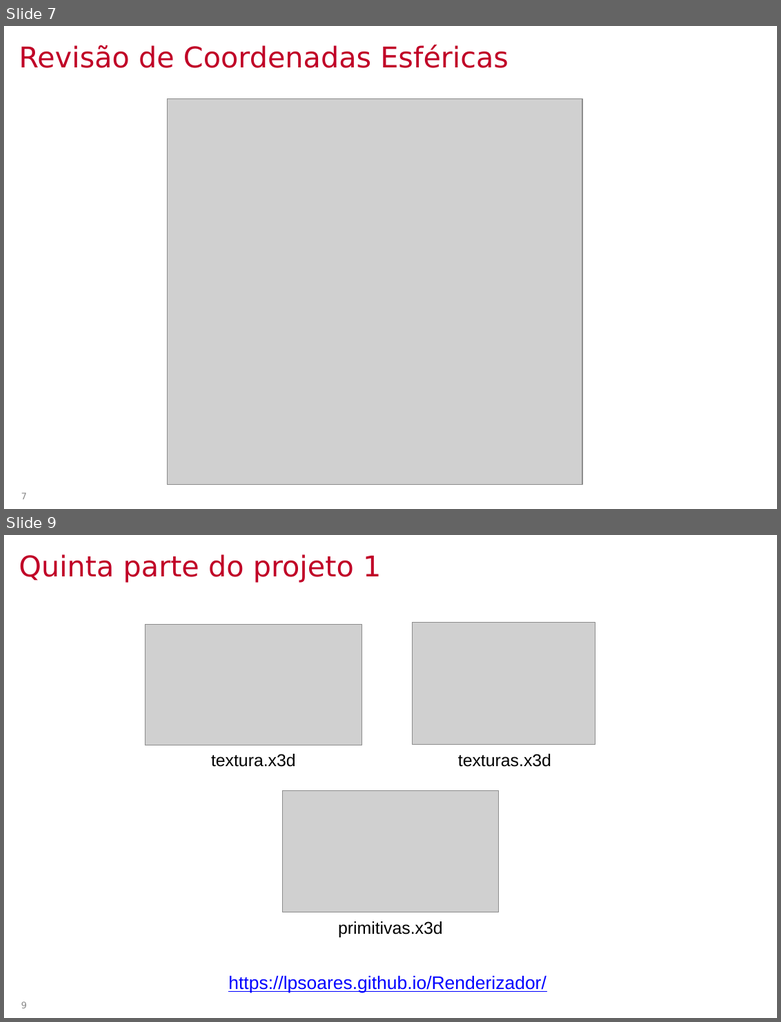
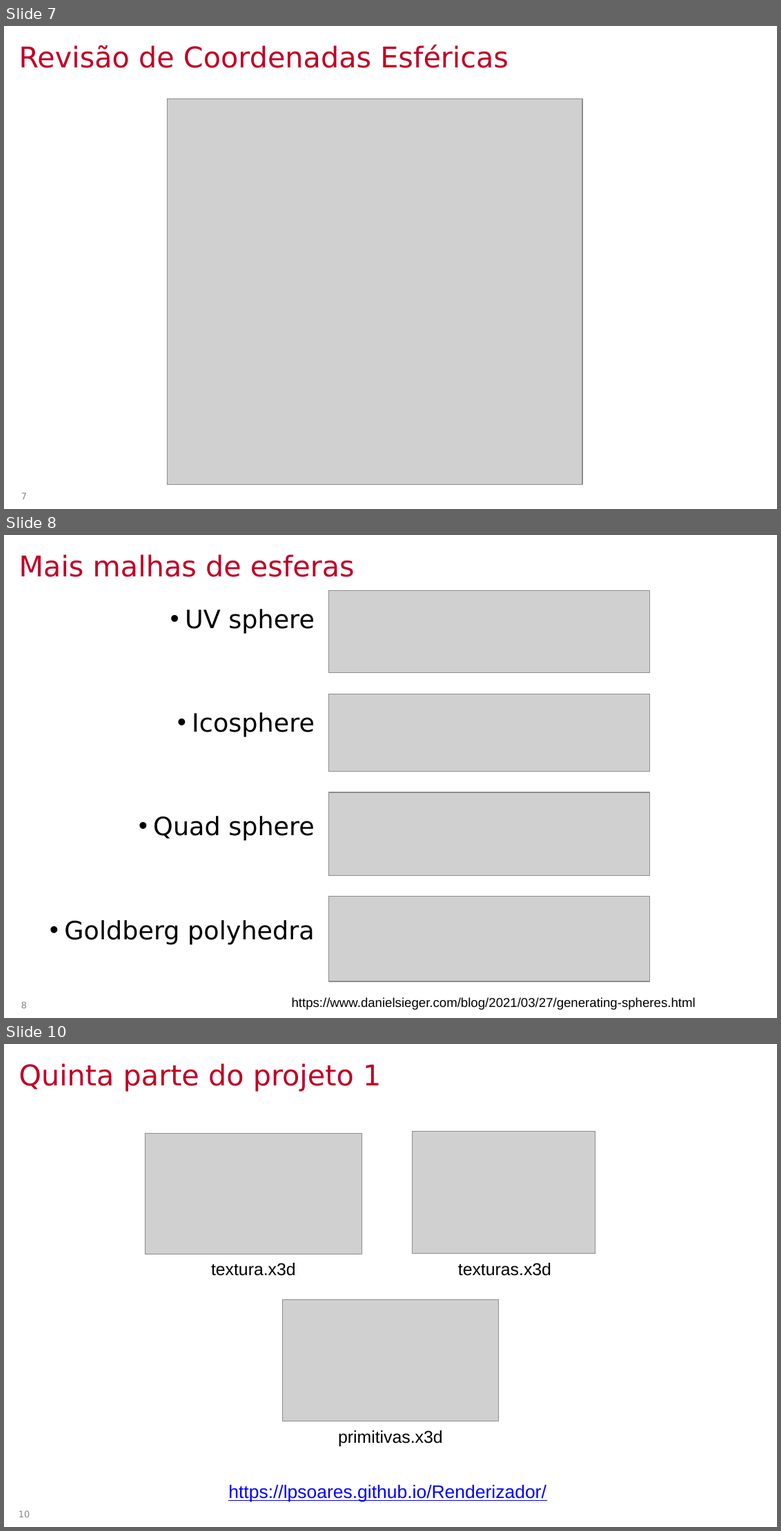
Before and after one commit to lpsoares/ComputacaoGrafica, a slide deck: content/aulas/13-primitivas_geometricas/aula13_primitivas_geometricas.pptx. Shown one above the other, each under a label of ours: slides 7 and 9 before the commit, slides 7, 8 and 10 after it; the slides between them are not shown. The pictures are 781x1022 and 781x1531 pixels, drawn with LibreOffice and Linux fonts; fonts in the diff are those of the drawing; grey boxes stand for pictures; background and template pictures are left out. Boxes give left, top, right and bottom in pixels: in the first picture for what was removed or moved away, otherwise in the second. Text is boxed around its words. In the diff, an @@ line names an element or a change of style, - is before the commit and + after.

```diff
--- a/content/aulas/13-primitivas_geometricas/aula13_primitivas_geometricas.pptx
+++ b/content/aulas/13-primitivas_geometricas/aula13_primitivas_geometricas.pptx
@@ slide 8 added at [4, 535, 777, 1018], background #FFFFFF @@
@@ title added at [19, 554, 355, 577], 26.7 pt, text #C00026 @@
+Mais malhas de esferas
@@ picture added at [328, 591, 649, 672] @@
@@ text added at [64, 609, 314, 945], 23.5 pt, text #000000 @@
+• UV sphere
+• Icosphere
+• Quad sphere
+• Goldberg polyhedra
@@ picture added at [328, 694, 649, 772] @@
@@ picture added at [328, 792, 649, 875] @@
@@ picture added at [328, 897, 649, 981] @@
@@ page number added at [21, 1001, 27, 1008], 8.3 pt, text #888888 @@
+8
@@ text added at [292, 997, 695, 1010], 12 pt, text #000000 @@
+https://www.danielsieger.com/blog/2021/03/27/generating-spheres.html
@@ what was slide 9 is now slide 10 @@
@@ page number at [18, 1510, 30, 1517]: text changed @@
-9
+10
```
Also in this commit, not shown: 1 slide changed, 7 other files.
